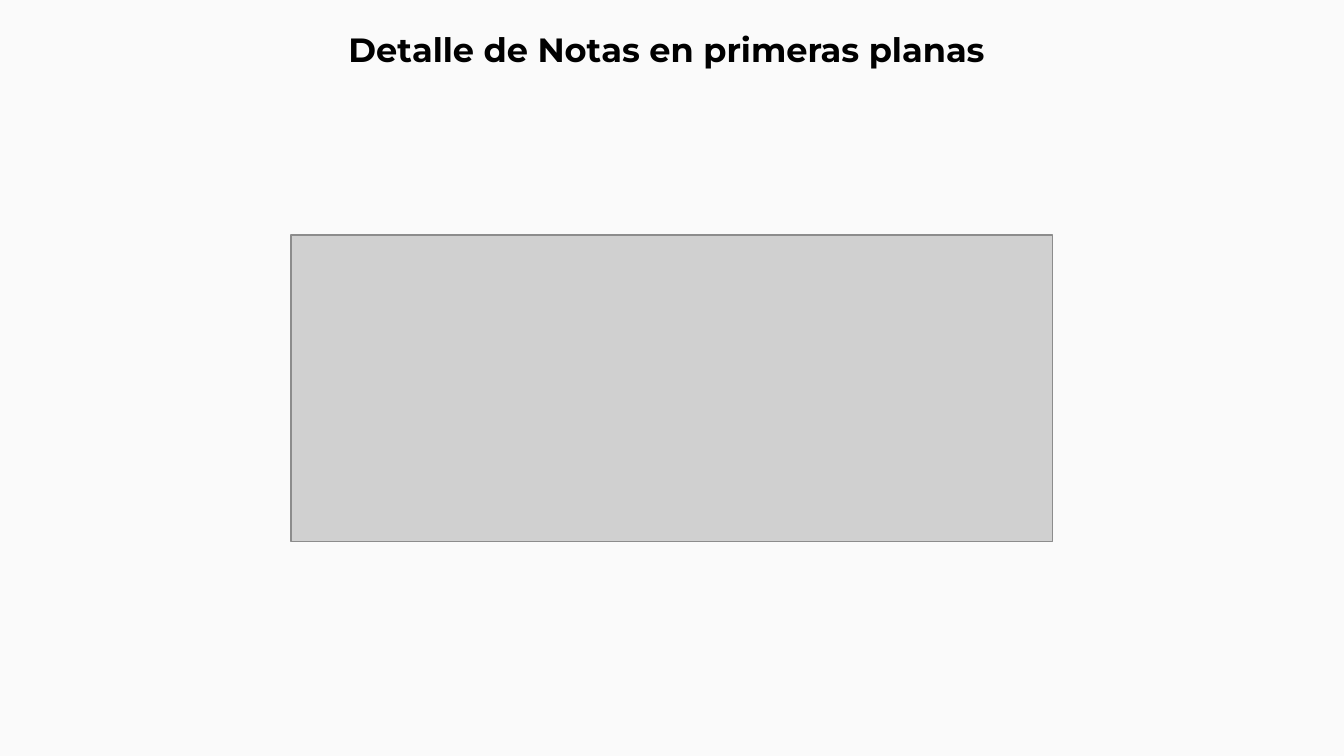
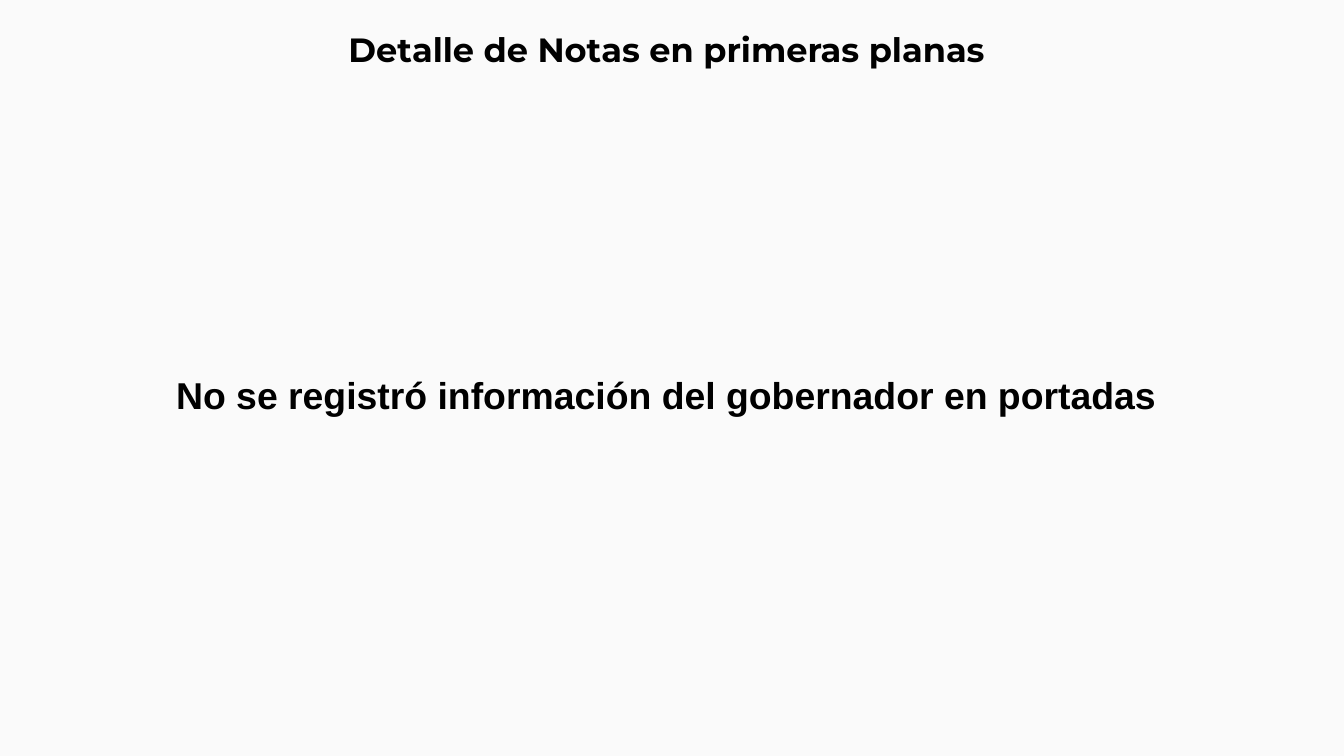
Before and after one commit to thelonious9/Reporteportadas, a slide deck: slide 10 of Reporte 061126.pptx. Drawn at 1344x756 pixels with LibreOffice and Linux fonts; fonts in the diff are those of the drawing; grey boxes stand for pictures. Boxes give left, top, right and bottom in pixels: in the first picture for what was removed or moved away, otherwise in the second. Text is boxed around its words. In the diff, an @@ line names an element or a change of style, - is before the commit and + after.

Commit message:
Portadas en pptx

```diff
--- a/Reporte 061126.pptx
+++ b/Reporte 061126.pptx
@@ picture removed at box(292, 235, 1054, 542) @@
@@ text added at box(176, 381, 1156, 417), 20 pt, text #000000, bold @@
+No se registró información del gobernador en portadas
```
Also in this commit, not shown: 6 other slides changed, 1 slide added, 1 slide removed.
